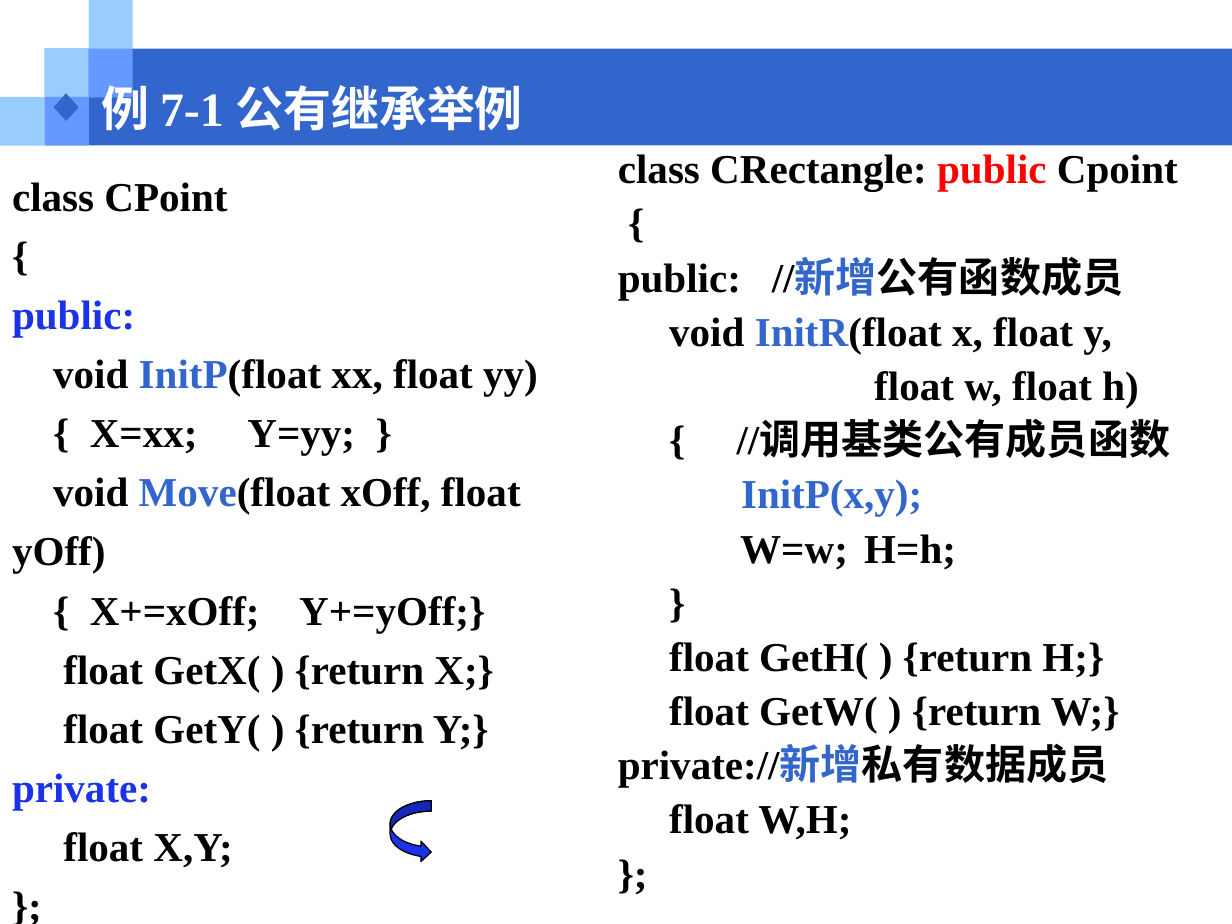
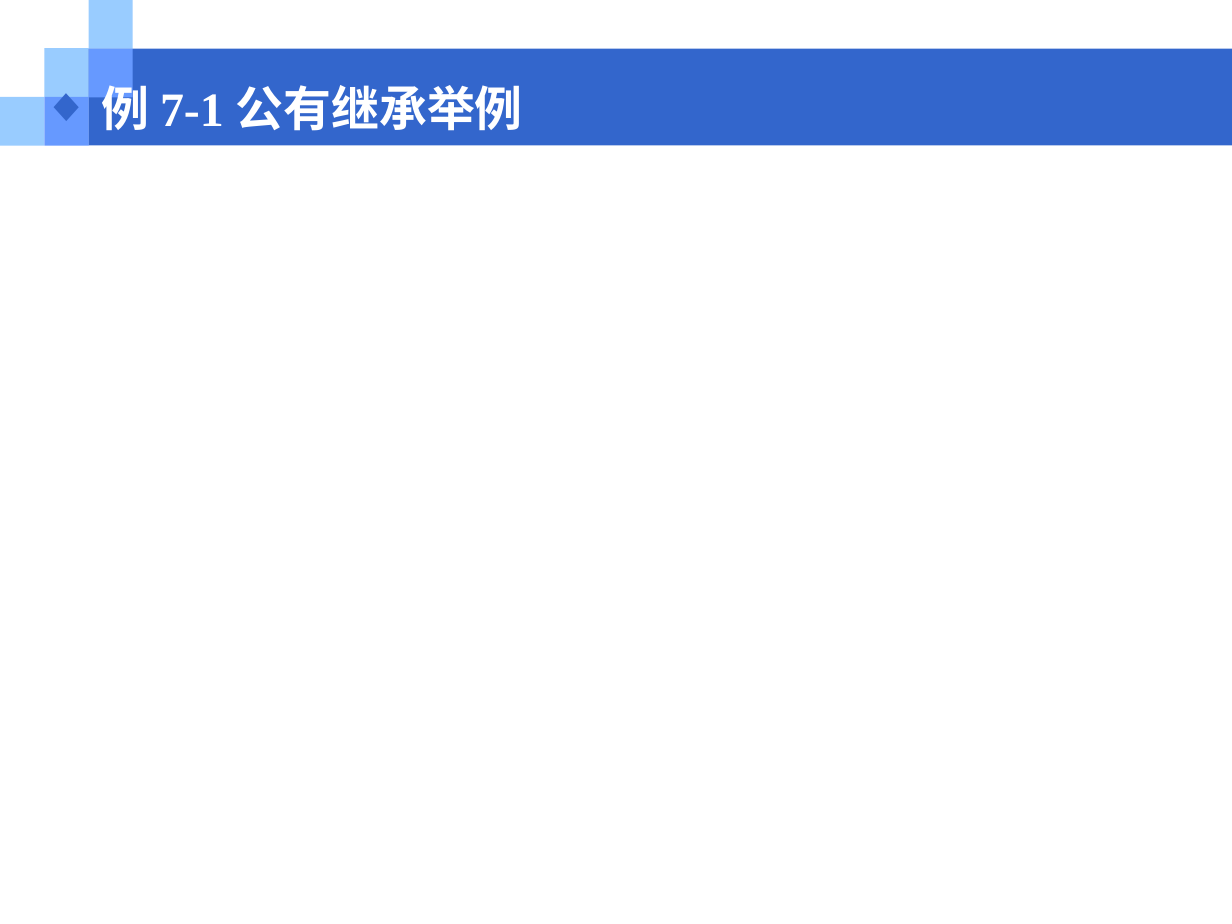
Before and after one commit to cugwhp/OOPCPP, a slide deck: slide 24 of 02.PPT/第7章 继承与派生/chapter7_1访问控制.ppt (slide 26 before the commit). Drawn at 1232x924 pixels with LibreOffice and Linux fonts; fonts in the diff are those of the drawing. Boxes give left, top, right and bottom in pixels: in the first picture for what was removed or moved away, otherwise in the second. Text is boxed around its words. In the diff, an @@ line names an element or a change of style, - is before the commit and + after.

```diff
--- a/02.PPT/第7章 继承与派生/chapter7_1访问控制.ppt
+++ b/02.PPT/第7章 继承与派生/chapter7_1访问控制.ppt
@@ text removed at (618,154,1178,840) @@
-class CRectangle: public Cpoint
-{
-public: //新增公有函数成员
-void InitR(float x, float y,
-float w, float h)
-{ //调用基类公有成员函数
-InitP(x,y);
-W=w; H=h;
-}
-float GetH( ) {return H;}
-float GetW( ) {return W;}
-private://新增私有数据成员
-float W,H;
-};
@@ text removed at (12,182,538,868) @@
-class CPoint
-{
-public:
-void InitP(float xx, float yy)
-{ X=xx; Y=yy; }
-void Move(float xOff, float yOff)
-{ X+=xOff; Y+=yOff;}
-float GetX( ) {return X;}
-float GetY( ) {return Y;}
-private:
-float X,Y;
-};
@@ freeform shape removed at (391,801,431,862) @@
```
Also in this commit, not shown: 2 other slides changed, 7 slides removed, 40 other files.
